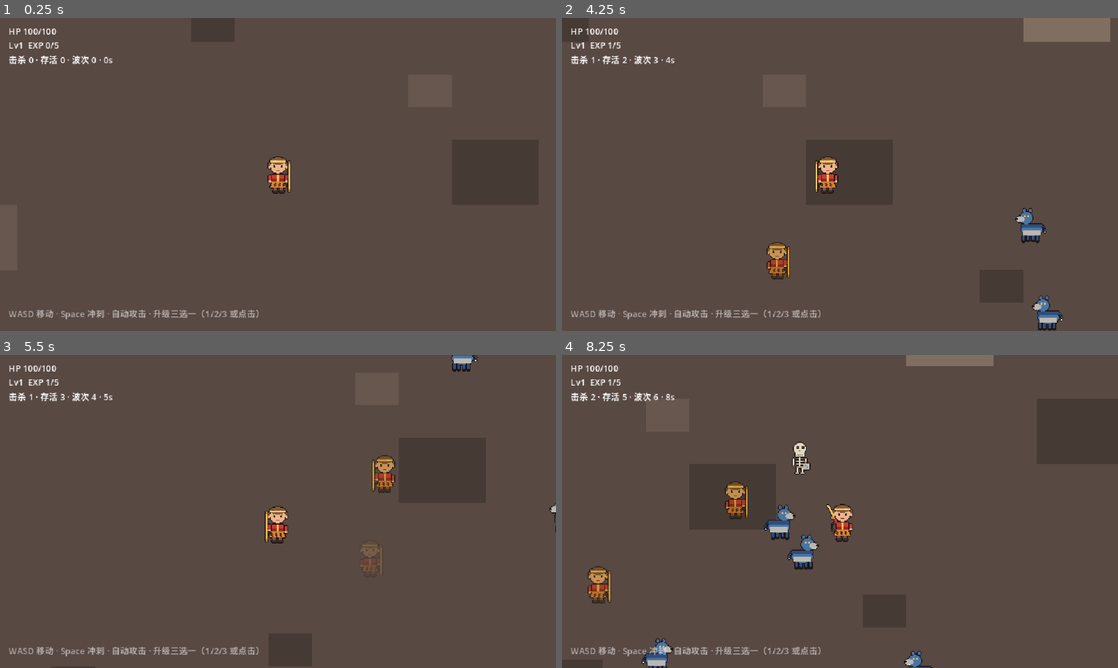
Above: before the commit, frames 1-4 (two rows, left to right).
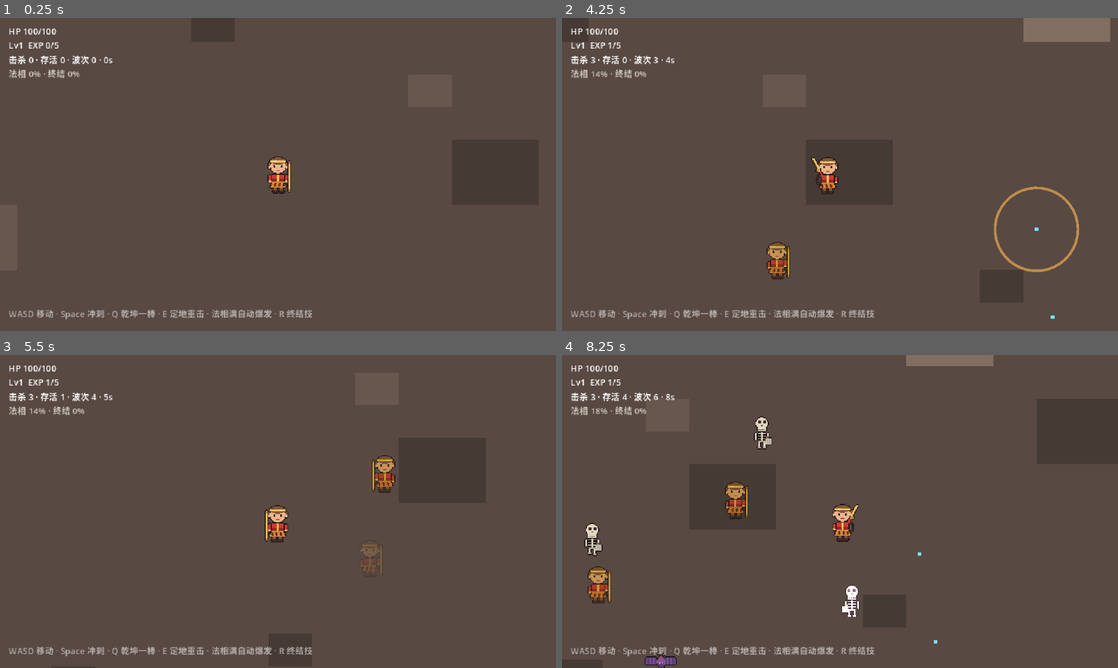
Above: after the commit, the same moments.

Repository: shuai-heng/wukong-81-godot
Game: Godot game, scene res://scenes/main.tscn
The game is run twice, just before and just after one commit, with the same random seed, the same clock (stepped at 60 frames per second) and the same inputs.
Inputs (mouse positions are in pixels of both pictures, inside the frame that each line leads up to):
- Up to frame 1 (0.25 s): no input
- Up to frame 2 (4.25 s): tap Enter at 0.5 s; move the mouse to (962, 158) at 0.52 s; hold D (move_right) 0.53-1.28 s; tap Space (dash) at 0.6, 1.55, 2.1, 3.05 s; click (962, 158) at 0.67 s; tap R (ult, bound only after the commit) at 0.8, 1.35, 2.3, 2.85, 3.8 s; move the mouse to (728, 190) at 1.27 s; hold S (move_down) 1.28-2.03 s; move the mouse to (895, 105) at 2.02 s; hold D (move_right) 2.03-2.78 s; move the mouse to (812, 237) at 2.77 s; hold W (move_up) 2.78-3.53 s; click (812, 237) at 2.92 s; move the mouse to (1006, 221) at 3.52 s; hold A (move_left) from 3.53 s (still down); tap 1 at 3.6 s; tap E (skill_e, bound only after the commit) at 4.15 s
- Up to frame 3 (5.5 s): move the mouse to (111, 464) at 4.27 s; tap 3 at 4.35 s; tap Space (dash) at 4.55, 5.1 s; tap Q (skill_q, bound only after the commit) at 4.9 s; move the mouse to (305, 511) at 5.02 s; release A (move_left) at 5.03 s; hold S (move_down) from 5.03 s (still down); click (305, 511) at 5.17 s; tap R (ult, bound only after the commit) at 5.3 s
- Up to frame 4 (8.25 s): move the mouse to (756, 433) at 5.77 s; release S (move_down) at 5.78 s; hold D (move_right) 5.78-6.53 s; tap R (ult, bound only after the commit) at 5.85, 6.8, 7.35 s; tap Space (dash) at 6.05, 6.6, 7.55 s; move the mouse to (962, 495) at 6.52 s; hold W (move_up) 6.53-7.28 s; move the mouse to (728, 527) at 7.27 s; hold D (move_right) 7.28-8.03 s; click (728, 527) at 7.42 s; move the mouse to (895, 442) at 8.02 s; hold S (move_down) from 8.03 s (still down); tap 1 at 8.1 s

The runs differ from the first frame. In frame 1, 0.7% of the frame differs, in the area x 1-57%, y 16-96%; in frame 2, 2.1%; in frame 3, 1.1%; in frame 4, 2.9%, in the area x 1-68%, y 12-100%.

Commit message:
godot/G02: Q/E 技能+法相系统+终结技——法相系 8 卡入库
- Q 乾坤一棒：周身环形横扫（195×范围，1.9×伤害，击退 220），cd 2.9×cdMul
- E 定地重击：索敌落点 slam（175×范围，2.4×伤害），cd 5.6×cdMul
- 法相系统：命中/击杀积攒法相（comboForm/killForm 加成），满 100 自动法天象地——伤害 ×(1.35+0.12×w_giant)、移速 ×1.06、金身放大视觉，持续 9+1.6×formDuration
- 终结技 R：法相内终结满 100 释放，260px 内 200 伤害+520px 内 60 伤害波及，双冲击环演出
- 法相系 8 卡入库：cdr/comboForm/killForm/ultGain/formDuration（质变）+ w_giant/w_clone（专属）；w_clone 幻相持续+0.9s/层
- HUD 新增法相/终结状态行（金色高亮法相中）；Q/E 冲击环特效
- 冒烟断言扩展：q>=3/e>=2/form>=1/ult>=1；实测 Q11/E6/法相3/终结2、965 杀、12 次三选一结构全对、200 抽 0 违例、零脚本错误

Diff:
--- a/evidence/smoke-result.json
+++ b/evidence/smoke-result.json
@@ -1,12 +1,36 @@
 {
-  "atk_count": 31,
+  "atk_count": 21,
   "cards_owned": {
-    "dashDmg": 3,
+    "formDuration": 3,
+    "ultGain": 2,
+    "w_72": 2,
     "w_arc": 2,
-    "w_pose": 2
+    "w_clone": 1,
+    "w_giant": 1,
+    "w_pose": 1
   },
-  "deaths": 2,
+  "deaths": 0,
   "draft_log": [
+    [
+      "hero",
+      "mutation",
+      "survival"
+    ],
+    [
+      "hero",
+      "mutation",
+      "survival"
+    ],
+    [
+      "hero",
+      "mutation",
+      "survival"
+    ],
+    [
+      "mutation",
+      "hero",
+      "element"
+    ],
     [
       "mutation",
       "hero",
@@ -15,44 +39,53 @@
     [
       "mutation",
       "hero",
-      "generic"
+      "mobility"
+    ],
+    [
+      "hero",
+      "mutation",
+      "element"
+    ],
+    [
+      "hero",
+      "mutation",
+      "element"
     ],
     [
       "mutation",
       "hero",
-      "element"
-    ],
-    [
-      "hero",
-      "survival",
       "mobility"
     ],
     [
       "hero",
-      "element",
+      "mutation",
+      "mobility"
+    ],
+    [
+      "mutation",
+      "hero",
       "survival"
     ],
     [
       "hero",
-      "generic",
-      "generic"
-    ],
-    [
-      "hero",
-      "survival",
-      "survival"
+      "mutation",
+      "mobility"
     ]
   ],
-  "drafts_opened": 7,
-  "elapsed_s": 22.0,
-  "kills": 166,
-  "level": 8,
+  "drafts_opened": 12,
+  "e_count": 6,
+  "elapsed_s": 30.0,
+  "form_count": 3,
+  "kills": 965,
+  "level": 13,
   "pass": true,
+  "q_count": 10,
   "screenshot": "saved",
   "structure_check": {
     "detail": "",
     "fails": 0,
     "trials": 200
   },
-  "wave": 43
+  "ult_count": 2,
+  "wave": 73
 }
--- a/project.godot
+++ b/project.godot
@@ -49,6 +49,21 @@
 "events": [Object(InputEventKey,"resource_local_to_scene":false,"resource_name":"","device":-1,"window_id":0,"alt_press …(190 unchanged characters)…
 ]
 }
+skill_q={
+"deadzone": 0.2,
+"events": [Object(InputEventKey,"resource_local_to_scene":false,"resource_name":"","device":-1,"window_id":0,"alt_pressed":false,"shift_pressed":false,"ctrl_pressed":false,"meta_pressed":false,"pressed":false,"keycode":0,"physical_keycode":81,"key_label":0,"unicode":0,"location":0,"echo":false,"script":null)
+]
+}
+skill_e={
+"deadzone": 0.2,
+"events": [Object(InputEventKey,"resource_local_to_scene":false,"resource_name":"","device":-1,"window_id":0,"alt_pressed":false,"shift_pressed":false,"ctrl_pressed":false,"meta_pressed":false,"pressed":false,"keycode":0,"physical_keycode":69,"key_label":0,"unicode":0,"location":0,"echo":false,"script":null)
+]
+}
+ult={
+"deadzone": 0.2,
+"events": [Object(InputEventKey,"resource_local_to_scene":false,"resource_name":"","device":-1,"window_id":0,"alt_pressed":false,"shift_pressed":false,"ctrl_pressed":false,"meta_pressed":false,"pressed":false,"keycode":0,"physical_keycode":82,"key_label":0,"unicode":0,"location":0,"echo":false,"script":null)
+]
+}
 
 [rendering]
 
--- a/scripts/cards.gd
+++ b/scripts/cards.gd
@@ -1,6 +1,6 @@
 class_name Cards
 ## 三选一卡池（自 web 版 U-001/U-002 忠实移植：分类/结构保底/上限削峰）
-## 法相系卡片（comboForm/killForm/ultGain/formDuration/cdr/pierce/w_giant/w_clone）待 G02 法相系统迁移后入库
+## G02 法相系统落地：法相系 8 卡入库；pierce 仍延后（弹道系统未迁移）
 
 const CAT := {
 	"dmg": "generic", "atkSpeed": "generic", "range": "generic", "crit": "generic",
@@ -8,7 +8,8 @@
 	"orbHeal": "survival", "thorns": "survival",
 	"dashCd": "mobility", "moveSpeed": "mobility", "magnet": "mobility",
 	"burn": "element", "frost": "element", "thunder": "element",
-	"dashDmg": "mutation",
+	"dashDmg": "mutation", "cdr": "mutation", "comboForm": "mutation",
+	"killForm": "mutation", "ultGain": "mutation", "formDuration": "mutation",
 }
 
 const POOL := [
@@ -29,12 +30,19 @@
 	{"id": "frost", "name": "寒冰禁锢", "desc": "命中使敌人减速", "icon": "冰", "tone": "a8e8ff", "maxLevel": 3},
 	{"id": "thunder", "name": "雷霆天罚", "desc": "击杀雷击附近敌人", "icon": "雷", "tone": "d8b0ff", "maxLevel": 3},
 	{"id": "dashDmg", "name": "踏浪冲撞", "desc": "冲刺路径直接撞伤妖怪", "icon": "撞", "tone": "9ae6ff", "maxLevel": 3},
+	{"id": "cdr", "name": "神通回风", "desc": "Q / E 冷却 -12%", "icon": "回", "tone": "ffd8a8", "maxLevel": 3},
+	{"id": "comboForm", "name": "连击大师", "desc": "命中积攒法相 +45%", "icon": "连", "tone": "ffd479", "maxLevel": 4},
+	{"id": "killForm", "name": "猎杀本能", "desc": "击杀积攒法相 +70%", "icon": "猎", "tone": "ff9e7a", "maxLevel": 4},
+	{"id": "ultGain", "name": "终结共鸣", "desc": "法相内终结积攒 +40%", "icon": "终", "tone": "c9a8ff", "maxLevel": 4},
+	{"id": "formDuration", "name": "法相长明", "desc": "法相持续 +1.6 秒", "icon": "明", "tone": "c9a8ff", "maxLevel": 3},
 ]
 
 const HERO_POOL := [
 	{"id": "w_arc", "name": "棍影重重", "desc": "自动挥扫范围 +8%、弧度 +0.3", "icon": "影", "tone": "ffca57", "maxLevel": 3, "hero": "孙悟空"},
 	{"id": "w_pose", "name": "三棒重击", "desc": "每第三棒为重击：伤害 ×1.9、范围 ×1.35", "icon": "棒", "tone": "ffd45e", "maxLevel": 3, "hero": "孙悟空"},
 	{"id": "w_72", "name": "毫毛分身", "desc": "冲刺留下毫毛幻相，自动攻击附近妖怪", "icon": "变", "tone": "fff0a0", "maxLevel": 2, "hero": "孙悟空"},
+	{"id": "w_giant", "name": "法天象地", "desc": "法相伤害 +12%/层、身形更威", "icon": "天", "tone": "ffb84d", "maxLevel": 3, "hero": "孙悟空"},
+	{"id": "w_clone", "name": "毫毛感应", "desc": "幻相持续更久、攻击更强", "icon": "毫", "tone": "ffe08a", "maxLevel": 2, "hero": "孙悟空"},
 ]
 
 const CAPS := {
--- a/scripts/main.gd
+++ b/scripts/main.gd
@@ -13,11 +13,13 @@
 var lbl_hp: Label
 var lbl_exp: Label
 var lbl_stats: Label
+var lbl_form: Label
 var spawn_cd := 1.0
 var wave := 0
 var elapsed := 0.0
 var orbs: Array = []          # {pos: Vector2}
 var phantoms: Array = []      # {node: Sprite2D, life: float, next: float}
+var fx_rings: Array = []      # {pos: Vector2, r: float, max: float, life: float, color: Color}
 var drafts_opened := 0
 var pending_drafts := 0
 var draft_log: Array = []     # 每次三选一的分类记录（审计用）
@@ -88,8 +90,9 @@
 	lbl_hp = _mk_label(Vector2(10, 8))
 	lbl_exp = _mk_label(Vector2(10, 24))
 	lbl_stats = _mk_label(Vector2(10, 40))
+	lbl_form = _mk_label(Vector2(10, 56))
 	var hint := _mk_label(Vector2(10, 332))
-	hint.text = "WASD 移动 · Space 冲刺 · 自动攻击 · 升级三选一（1/2/3 或点击）"
+	hint.text = "WASD 移动 · Space 冲刺 · Q 乾坤一棒 · E 定地重击 · 法相满自动爆发 · R 终结技"
 	hint.modulate = Color(1, 1, 1, 0.55)
 
 func _mk_label(pos: Vector2) -> Label:
@@ -115,6 +118,13 @@
 	lbl_exp.text = "Lv%d  EXP %d/%d" % [player.level, player.exp_pts, player.exp_next]
 	var cards_txt := " · 卡牌 %d" % player.upgrades.size() if player.upgrades.size() > 0 else ""
 	lbl_stats.text = "击杀 %d · 存活 %d · 波次 %d · %.0fs%s" % [player.kills, get_tree().get_nodes_in_group("enemies").size(), wave, elapsed, cards_txt]
+	if player.in_form():
+		lbl_form.text = "法相天象 · %.1fs · 终结 %d%%" % [player.form_left, int(player.ult)]
+		lbl_form.add_theme_color_override("font_color", Color("ffd46b"))
+	else:
+		lbl_form.text = "法相 %d%% · 终结 %d%%" % [int(player.form_charge), int(player.ult)]
+		lbl_form.add_theme_color_override("font_color", Color(0.8, 0.78, 0.72))
+	_fx_tick(delta)
 	if smoke:
 		_smoke_tick()
 
@@ -185,11 +195,30 @@
 	g.modulate = Color(1.0, 0.94, 0.63, 0.75)
 	g.z_index = -1
 	add_child(g)
-	phantoms.append({"node": g, "life": 3.6 + 0.9 * player.lvl("w_72"), "next": 0.0})
+	phantoms.append({"node": g, "life": 3.6 + 0.9 * player.lvl("w_72") + 0.9 * player.lvl("w_clone"), "next": 0.0})
+
+func spawn_fx(pos: Vector2, r: float, color: Color) -> void:
+	fx_rings.append({"pos": pos, "r": 12.0, "max": r, "life": 0.38, "color": color})
+	queue_redraw()
+
+func _fx_tick(delta: float) -> void:
+	for f in fx_rings.duplicate():
+		f["life"] -= delta
+		f["r"] = lerpf(f["max"], 12.0, f["life"] / 0.38)
+		if f["life"] <= 0.0:
+			fx_rings.erase(f)
+	queue_redraw()
+
+func _draw() -> void:
+	for orb in orbs:
+		draw_rect(Rect2(orb["pos"] - Vector2(2, 2), Vector2(4, 4)), Color(0.45, 0.9, 1.0))
+	for f in fx_rings:
+		var c: Color = f["color"]
+		c.a = clampf(f["life"] / 0.38, 0.0, 1.0) * 0.8
+		draw_arc(f["pos"], f["r"], 0, TAU, 40, c, 3.0)
 
 func on_enemy_died(pos: Vector2) -> void:
-	player.kills += 1
-	player.on_kill_heal()
+	player.on_kill_charge()
 	orbs.append({"pos": pos})
 	# 雷霆天罚：击杀雷击 80px 内敌人
 	if player.lvl("thunder") > 0:
@@ -231,11 +260,13 @@
 
 # ---------------- 冒烟自检 ----------------
 func _smoke_tick() -> void:
-	if smoke_done or elapsed < 22.0:
+	if smoke_done or elapsed < 30.0:
 		return
 	smoke_done = true
 	var ok: bool = player.kills >= 5 and player.atk_count >= 10 and drafts_opened >= 2 \
-		and player.upgrades.size() >= 2 and int(structure_result["fails"]) == 0
+		and player.upgrades.size() >= 2 and int(structure_result["fails"]) == 0 \
+		and player.q_count >= 3 and player.e_count >= 2 \
+		and player.form_count >= 1 and player.ult_count >= 1
 	_finish_smoke(ok)
 
 func _finish_smoke(passed: bool) -> void:
@@ -248,6 +279,8 @@
 		shot = "unavailable(headless)"
 	var result := {
 		"pass": passed, "kills": player.kills, "atk_count": player.atk_count,
+		"q_count": player.q_count, "e_count": player.e_count,
+		"form_count": player.form_count, "ult_count": player.ult_count,
 		"level": player.level, "deaths": deaths, "wave": wave,
 		"drafts_opened": drafts_opened, "cards_owned": player.upgrades,
 		"draft_log": draft_log, "structure_check": structure_result,
--- a/scripts/player.gd
+++ b/scripts/player.gd
@@ -1,9 +1,11 @@
 extends CharacterBody2D
-## 玩家：WASD 移动 / 自动攻击 / Space 冲刺 / 卡牌成长（G01）
+## 玩家：WASD 移动 / 自动攻击 / 冲刺 / Q 乾坤一棒 / E 定地重击 / 法相·终结技（G02）
 
 signal attacked
 signal died
 signal leveled
+signal form_entered
+signal ult_fired(pos: Vector2)
 
 const SPEED_BASE := 130.0
 const DASH_SPEED := 460.0
@@ -11,6 +13,12 @@
 const DASH_CD_BASE := 1.2
 const ATK_INTERVAL_BASE := 0.5
 const ATK_RANGE_BASE := 95.0
+const Q_CD_BASE := 2.9
+const E_CD_BASE := 5.6
+const Q_RADIUS := 195.0
+const E_RADIUS := 175.0
+const FORM_TIME_BASE := 9.0
+const ULT_CD := 15.0
 const WORLD := Rect2(24, 24, 1552, 1152)
 
 var hp := 100.0
@@ -20,6 +28,10 @@
 var exp_next := 5
 var kills := 0
 var atk_count := 0
+var q_count := 0
+var e_count := 0
+var ult_count := 0
+var form_count := 0
 var upgrades := {}                 # id -> level
 var auto_pilot := false
 var dash_cd_left := 0.0
@@ -29,7 +41,14 @@
 var atk_cd_left := 0.0
 var atk_anim_left := 0.0
 var hurt_cd := 0.0
-var stance_step := 0               # 三棒重击计数
+var stance_step := 0
+var q_cd_left := 0.0
+var e_cd_left := 0.0
+var ult_cd_left := 0.0
+var form_charge := 0.0             # 0-100 → 法相
+var form_left := 0.0               # >0 即法相中
+var ult := 0.0                     # 0-100（法相内可放终结）
+var ai_skill_cd := 0.0
 var sprite: AnimatedSprite2D
 var main: Node2D
 
@@ -38,11 +57,17 @@
 	return upgrades.get(id, 0)
 
 func dmg_mul() -> float:
-	return 1.0 + Cards.CAPS["dmgPerLevel"] * lvl("dmg")
+	var m := 1.0 + Cards.CAPS["dmgPerLevel"] * lvl("dmg")
+	if in_form():
+		m *= 1.35 + 0.12 * lvl("w_giant")
+	return m
 
 func base_dmg() -> float:
 	return 34.0 * dmg_mul()
 
+func cd_mul() -> float:
+	return maxf(0.60, 1.0 - 0.12 * lvl("cdr")) * (0.8 if in_form() else 1.0)
+
 func atk_interval() -> float:
 	return ATK_INTERVAL_BASE * maxf(Cards.CAPS["atkCdMin"], 1.0 - 0.12 * lvl("atkSpeed"))
 
@@ -59,7 +84,7 @@
 	return minf(Cards.CAPS["drMax"], 0.10 * lvl("dr"))
 
 func move_speed() -> float:
-	return SPEED_BASE * (1.0 + 0.07 * lvl("moveSpeed"))
+	return SPEED_BASE * (1.0 + 0.07 * lvl("moveSpeed")) * (1.06 if in_form() else 1.0)
 
 func dash_cd() -> float:
 	return DASH_CD_BASE * maxf(Cards.CAPS["dashCdMin"], 1.0 - 0.22 * lvl("dashCd"))
@@ -70,6 +95,13 @@
 func magnet_r() -> float:
 	return 70.0 + 45.0 * lvl("magnet")
 
+func in_form() -> bool:
+	return form_left > 0.0
+
+func ult_gain_mul() -> float:
+	return 1.0 + 0.4 * lvl("ultGain")
+
+# ---- 生命周期 ----
 func _ready() -> void:
 	sprite = AnimatedSprite2D.new()
 	sprite.sprite_frames = SpriteLib.build_frames("wukong")
@@ -82,22 +114,30 @@
 	atk_cd_left = maxf(0.0, atk_cd_left - delta)
 	atk_anim_left = maxf(0.0, atk_anim_left - delta)
 	hurt_cd = maxf(0.0, hurt_cd - delta)
+	q_cd_left = maxf(0.0, q_cd_left - delta)
+	e_cd_left = maxf(0.0, e_cd_left - delta)
+	ult_cd_left = maxf(0.0, ult_cd_left - delta)
+	ai_skill_cd = maxf(0.0, ai_skill_cd - delta)
 	if lvl("regen") > 0 and hp < max_hp:
 		hp = minf(max_hp, hp + 0.6 * lvl("regen") * delta)
+	if in_form():
+		form_left -= delta
+		if form_left <= 0.0:
+			_exit_form()
 
 	var dir := Vector2.ZERO
 	if auto_pilot:
-		var target := _nearest_enemy()
-		if target:
-			dir = (target.global_position - global_position).normalized()
+		dir = _ai_drive(delta)
 	else:
 		dir = Input.get_vector("move_left", "move_right", "move_up", "move_down")
-	if Input.is_action_just_pressed("dash") and dash_cd_left <= 0.0:
-		dash_left = DASH_TIME
-		dash_cd_left = dash_cd()
-		dash_dir = dir if dir != Vector2.ZERO else Vector2.RIGHT
-		dash_from = global_position
-		main.spawn_phantom(global_position, sprite.flip_h)
+		if Input.is_action_just_pressed("dash") and dash_cd_left <= 0.0:
+			_do_dash(dir)
+		if Input.is_action_just_pressed("skill_q"):
+			_cast_q()
+		if Input.is_action_just_pressed("skill_e"):
+			_cast_e()
+		if Input.is_action_just_pressed("ult"):
+			_cast_ult()
 
 	if dash_left > 0.0:
 		dash_left -= delta
@@ -117,6 +157,123 @@
 	_update_anim(dir)
 	_auto_attack()
 
+# ---- 冒烟自动驾驶（含技能循环） ----
+func _ai_drive(delta: float) -> Vector2:
+	var target := _nearest_enemy()
+	var dir := Vector2.ZERO
+	if target:
+		dir = (target.global_position - global_position).normalized()
+		if dash_cd_left <= 0.0 and ai_skill_cd <= 0.0:
+			_do_dash(dir)
+		if q_cd_left <= 0.0 and global_position.distance_to(target.global_position) < 195.0 * 0.9:
+			_cast_q()
+		if e_cd_left <= 0.0 and ai_skill_cd <= 0.0:
+			var near := 0
+			for e in get_tree().get_nodes_in_group("enemies"):
+				if e.global_position.distance_to(global_position) < 210.0:
+					near += 1
+			if near >= 3:
+				_cast_e()
+	if in_form() and ult >= 100.0 and ult_cd_left <= 0.0:
+		_cast_ult()
+	return dir
+
+# ---- 冲刺 ----
+func _do_dash(dir: Vector2) -> void:
+	dash_left = DASH_TIME
+	dash_cd_left = dash_cd()
+	dash_dir = dir if dir != Vector2.ZERO else Vector2.RIGHT
+	dash_from = global_position
+	main.spawn_phantom(global_position, sprite.flip_h)
+
+# ---- Q 乾坤一棒：周身环形横扫 ----
+func _cast_q() -> void:
+	if q_cd_left > 0.0:
+		return
+	q_cd_left = Q_CD_BASE * cd_mul()
+	q_count += 1
+	atk_anim_left = 0.25
+	attacked.emit()
+	var r := 195.0 * (1.0 + 0.16 * lvl("range"))
+	var dmg := base_dmg() * 1.9
+	for e in get_tree().get_nodes_in_group("enemies"):
+		var off: Vector2 = e.global_position - global_position
+		if off.length() <= r + e.hit_r:
+			_hit_enemy(e, dmg, off.normalized() * 220.0)
+	main.spawn_fx(global_position, r, Color("ffd46b"))
+
+# ---- E 定地重击：落点 slamming ----
+func _cast_e() -> void:
+	if e_cd_left > 0.0:
+		return
+	e_cd_left = E_CD_BASE * cd_mul()
+	e_count += 1
+	atk_anim_left = 0.3
+	attacked.emit()
+	var target := _nearest_enemy_any()
+	var center := global_position + Vector2(facing_x(), 0) * 190.0
+	if target:
+		center = target.global_position
+	var r := E_RADIUS * (1.0 + 0.16 * lvl("range"))
+	var dmg := base_dmg() * 2.4
+	for e in get_tree().get_nodes_in_group("enemies"):
+		if e.global_position.distance_to(center) <= r + e.hit_r:
+			_hit_enemy(e, dmg, (e.global_position - center).normalized() * 160.0)
+	main.spawn_fx(center, r, Color("ffb84d"))
+
+func facing_x() -> float:
+	return -1.0 if sprite.flip_h else 1.0
+
+func _nearest_enemy_any() -> Node2D:
+	var best: Node2D = null
+	var best_d := 460.0
+	for e in get_tree().get_nodes_in_group("enemies"):
+		var d := global_position.distance_to(e.global_position)
+		if d < best_d:
+			best_d = d
+			best = e
+	return best
+
+# ---- 法相 / 终结技 ----
+func add_form_charge(n: float) -> void:
+	if in_form():
+		return
+	form_charge = minf(100.0, form_charge + n)
+	if form_charge >= 100.0:
+		form_charge = 0.0
+		_enter_form()
+
+func _enter_form() -> void:
+	form_left = FORM_TIME_BASE + 1.6 * lvl("formDuration")
+	form_count += 1
+	sprite.scale = Vector2(1.16, 1.16)
+	modulate = Color(1.0, 0.9, 0.68)
+	form_entered.emit()
+
+func _exit_form() -> void:
+	form_left = 0.0
+	sprite.scale = Vector2.ONE
+	modulate = Color.WHITE
+
+func _cast_ult() -> void:
+	if not in_form() or ult < 100.0 or ult_cd_left > 0.0:
+		return
+	ult = 0.0
+	ult_cd_left = ULT_CD
+	ult_count += 1
+	var target := _nearest_enemy_any()
+	var center := target.global_position if target else global_position
+	for e in get_tree().get_nodes_in_group("enemies"):
+		var d: float = e.global_position.distance_to(center)
+		if d <= 260.0:
+			e.take_hit(200.0, (e.global_position - center).normalized() * 260.0)
+		elif d <= 520.0:
+			e.take_hit(60.0, Vector2.ZERO)
+	main.spawn_fx(center, 260.0, Color("fff0a6"))
+	main.spawn_fx(center, 520.0, Color("ffe27a"))
+	ult_fired.emit(center)
+
+# ---- 自动攻击 ----
 func _seg_dist(p: Vector2, a: Vector2, b: Vector2) -> float:
 	var ab := b - a
 	var t := clampf((p - a).dot(ab) / maxf(ab.length_squared(), 0.001), 0.0, 1.0)
@@ -154,23 +311,31 @@
 	attacked.emit()
 	var to_t: Vector2 = target.global_position - global_position
 	sprite.flip_h = to_t.x < 0.0
-	# 三棒重击（w_pose）：每第三棒伤害 ×1.9、范围 ×1.35
 	stance_step = (stance_step + 1) % 3
 	var heavy := lvl("w_pose") > 0 and stance_step == 0
 	var dmg := base_dmg() * (1.9 if heavy else 1.0)
 	var rng := atk_range() * (1.35 if heavy else 1.0)
 	var arc := atk_arc() * (1.2 if heavy else 1.0)
+	var hit_any := false
 	for e in get_tree().get_nodes_in_group("enemies"):
 		var off: Vector2 = e.global_position - global_position
 		if off.length() <= rng + e.hit_r and absf(off.angle_to(to_t)) <= arc:
-			var final_dmg := dmg
-			if main.rng.randf() < crit_chance():
-				final_dmg *= 2.0
-			e.take_hit(final_dmg, off.normalized() * 120.0)
-			if lvl("burn") > 0:
-				e.apply_burn(lvl("burn"), 3.0)
-			if lvl("frost") > 0:
-				e.apply_frost(1.5, 0.3 * lvl("frost"))
+			hit_any = true
+			_hit_enemy(e, dmg, off.normalized() * 120.0)
+	if hit_any:
+		add_form_charge(2.0 * (1.0 + 0.45 * lvl("comboForm")))
+		if in_form():
+			ult = minf(100.0, ult + 1.6 * ult_gain_mul())
+
+func _hit_enemy(e: Node2D, dmg: float, k: Vector2) -> void:
+	var final_dmg := dmg
+	if main.rng.randf() < crit_chance():
+		final_dmg *= 2.0
+	e.take_hit(final_dmg, k)
+	if lvl("burn") > 0:
+		e.apply_burn(lvl("burn"), 3.0)
+	if lvl("frost") > 0:
+		e.apply_frost(1.5, 0.3 * lvl("frost"))
 
 func take_damage(amount: float, knock: Vector2 = Vector2.ZERO, source: Node2D = null) -> void:
 	if hurt_cd > 0.0 or dash_left > 0.0:
@@ -178,8 +343,7 @@
 	hurt_cd = 0.55
 	hp = maxf(0.0, hp - amount * (1.0 - dr()))
 	modulate = Color(1.0, 0.5, 0.5)
-	get_tree().create_timer(0.12).timeout.connect(func(): modulate = Color.WHITE)
-	# 刺沙反甲：攻击者反受 9+5×层
+	get_tree().create_timer(0.12).timeout.connect(func(): modulate = Color(1.0, 0.9, 0.68) if in_form() else Color.WHITE)
 	if source != null and source.has_method("take_hit") and lvl("thorns") > 0:
 		source.take_hit(9.0 + 5.0 * lvl("thorns"), Vector2.ZERO)
 	if knock != Vector2.ZERO:
@@ -197,12 +361,17 @@
 		hp = minf(max_hp, hp + 8.0)
 		leveled.emit()
 
+func on_kill_charge() -> void:
+	kills += 1
+	if lvl("lifesteal") > 0:
+		hp = minf(max_hp, hp + 4.0 * lvl("lifesteal"))
+	if in_form():
+		ult = minf(100.0, ult + 5.0 * ult_gain_mul())
+	else:
+		add_form_charge(3.5 * (1.0 + 0.7 * lvl("killForm")))
+
 func apply_card(id: String) -> void:
 	upgrades[id] = lvl(id) + 1
 	if id == "hp":
 		max_hp += 28.0
 		hp = max_hp
-
-func on_kill_heal() -> void:
-	if lvl("lifesteal") > 0:
-		hp = minf(max_hp, hp + 4.0 * lvl("lifesteal"))
Binary file changed: evidence/smoke.png
